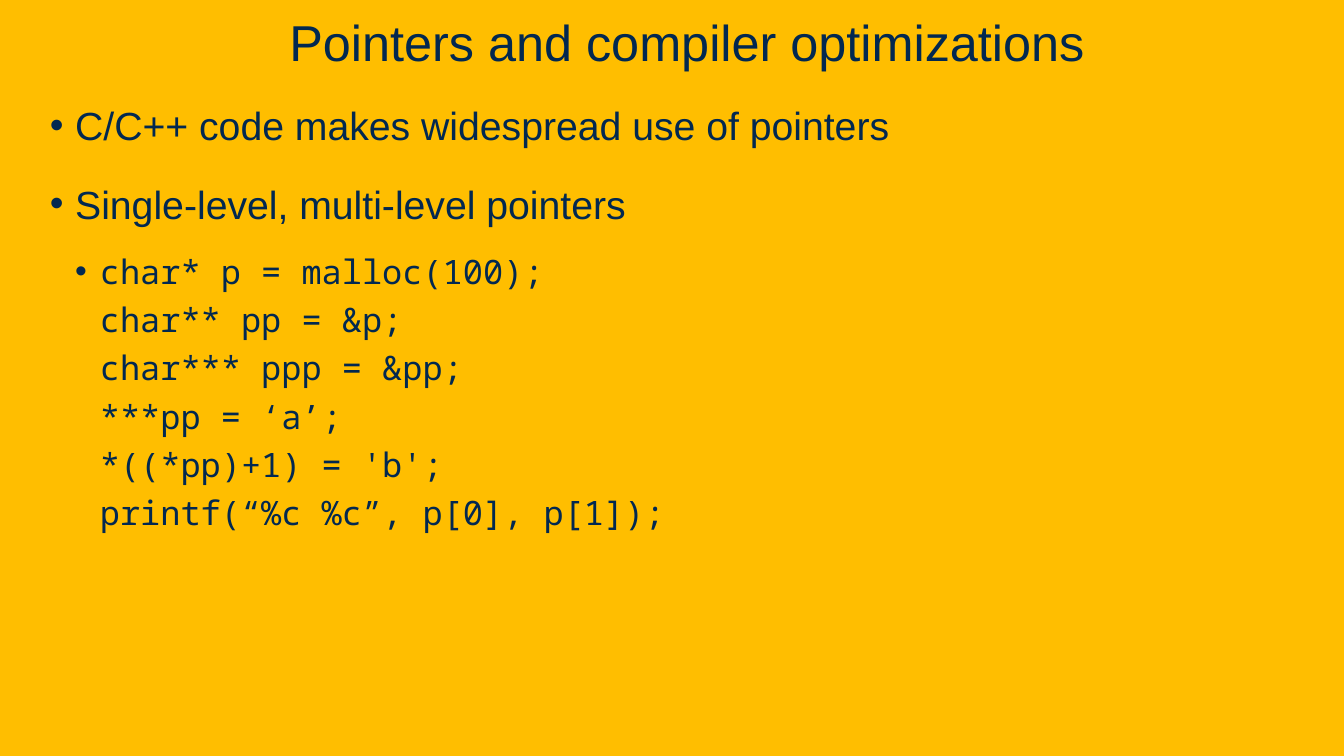
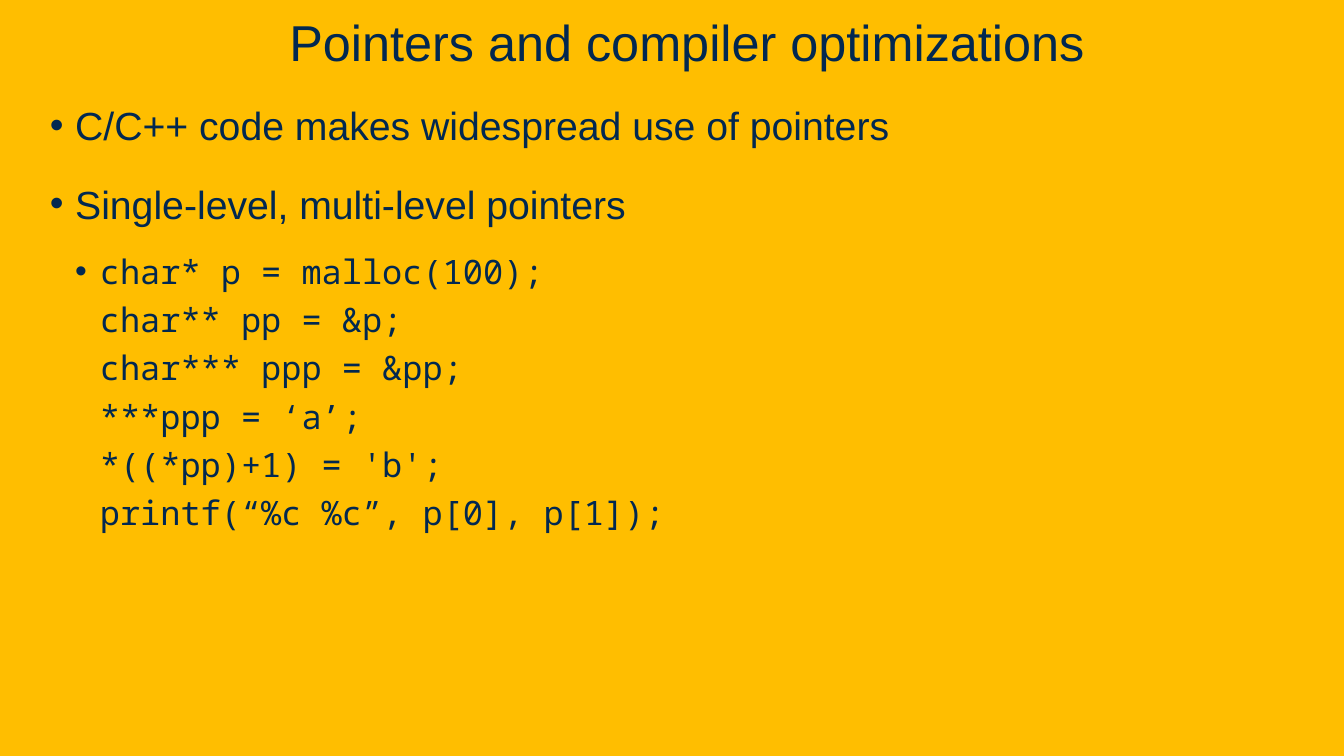
Before and after one commit to davsec-teaching/ECS289C-Spring2025, a slide deck: slide 2 of slides/4_pointer_analysis.pptx. Drawn at 1344x756 pixels with LibreOffice and Linux fonts; fonts in the diff are those of the drawing; background and template pictures are left out. Boxes give left, top, right and bottom in pixels: in the first picture for what was removed or moved away, otherwise in the second. Text is boxed around its words. In the diff, an @@ line names an element or a change of style, - is before the commit and + after.

```diff
--- a/slides/4_pointer_analysis.pptx
+++ b/slides/4_pointer_analysis.pptx
@@ text at (100, 258, 665, 533): text changed @@
-  • char* p = malloc(100);
-    char** pp = &p;
-    char*** ppp = &pp;
-    ***pp = ‘a’;
-    *((*pp)+1) = 'b';
-    printf(“%c %c”, p[0], p[1]);
+  • char* p = malloc(100);
+    char** pp = &p;
+    char*** ppp = &pp;
+    ***ppp = ‘a’;
+    *((*pp)+1) = 'b';
+    printf(“%c %c”, p[0], p[1]);
```
Also in this commit, not shown: 12 other slides changed, 1 other file.
